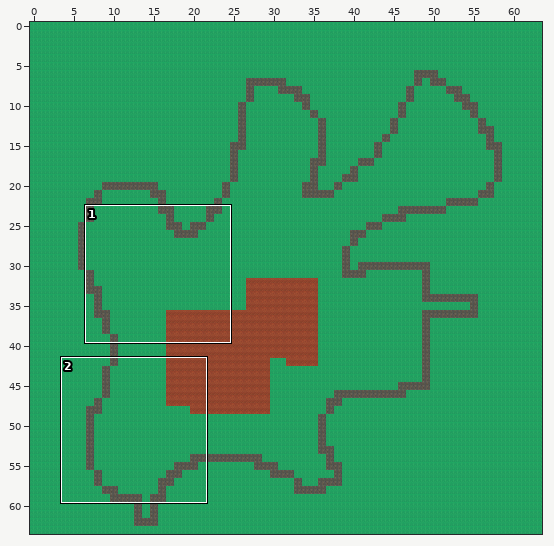
Two versions of a level (Tiled map, assets/tiled/mapFarm4.tmx). The first picture is a wide view before the edit; the outline marks the close-up.
Close-up. First the earlier version:
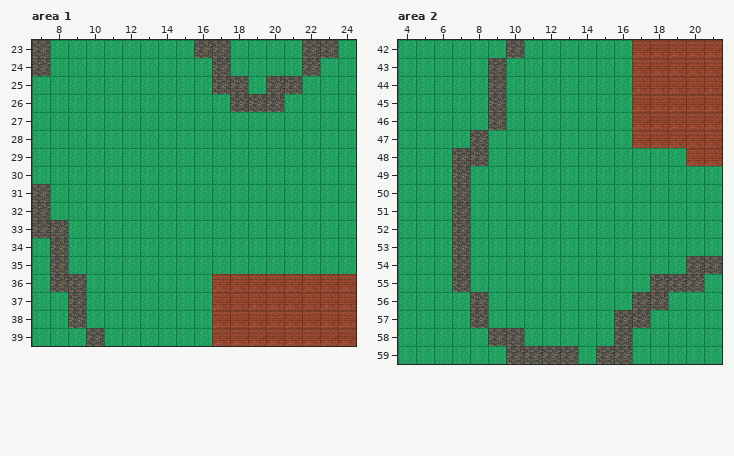
Cells are 64x64 px. Shown: area 1 x 7..24, y 23..39; area 2 x 4..21, y 42..59. The commit also changed other parts of the map, which this record leaves out.
Now the later version:
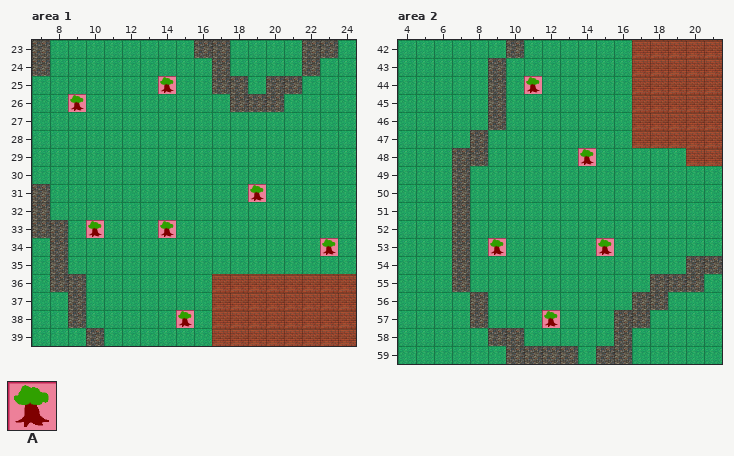
Key: from "tileset": A 10.
_ is an empty cell.
Diff:
Layer "walls", area 1:
y 25: x 14 _ -> A
y 26: x 9 _ -> A
y 31: x 19 _ -> A
y 33: x 10 _ -> A; x 14 _ -> A
y 34: x 23 _ -> A
y 38: x 15 _ -> A
Layer "walls", area 2:
y 44: x 11 _ -> A
y 48: x 14 _ -> A
y 53: x 9 _ -> A; x 15 _ -> A
y 57: x 12 _ -> A
